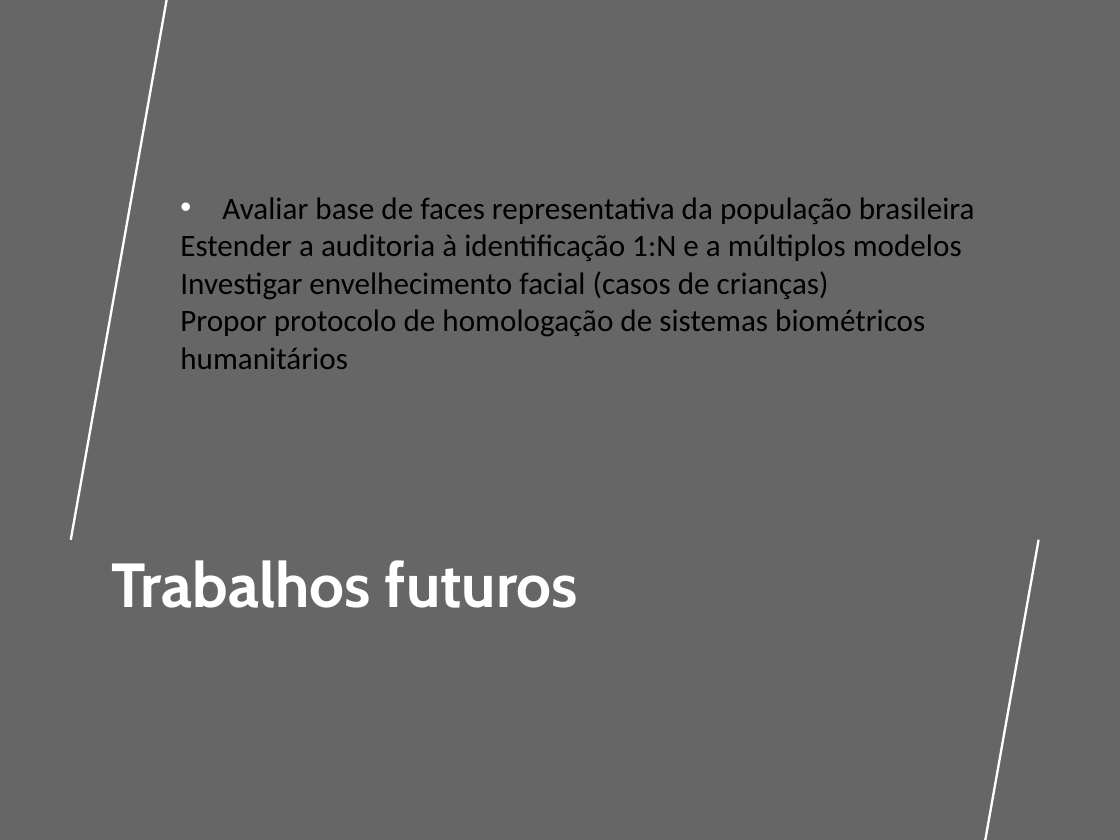
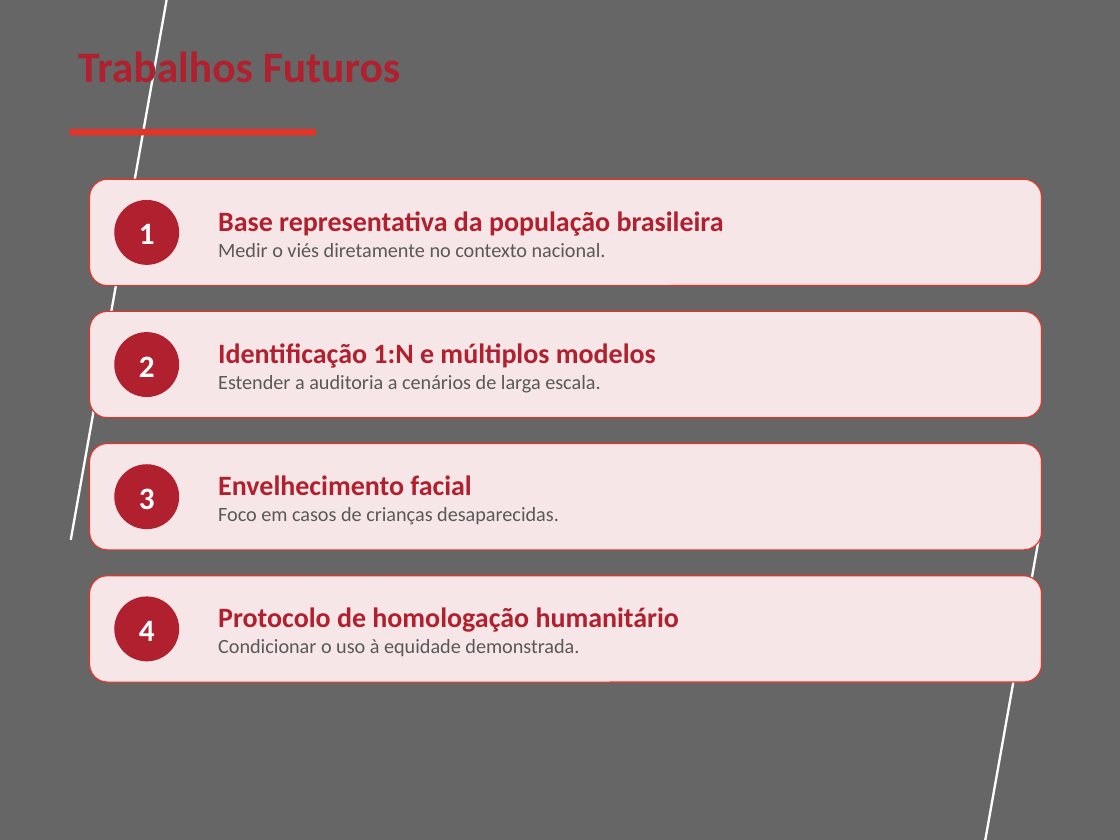
Before and after one commit to saxsoares/TCC-UNIVESP-2026, a slide deck: slide 21 of Apresentação TCC.pptx (slide 20 before the commit). Drawn at 1120x840 pixels with LibreOffice and Linux fonts; fonts in the diff are those of the drawing; background and template pictures are left out. Boxes give left, top, right and bottom in pixels: in the first picture for what was removed or moved away, otherwise in the second. Text is boxed around its words. In the diff, an @@ line names an element or a change of style, - is before the commit and + after.

```diff
--- a/Apresentação TCC.pptx
+++ b/Apresentação TCC.pptx
@@ text at [78, 46, 253, 93]: text changed; size 40 to 28 pt; font Cabin to Calibri; text colour #FFFFFF to #B0202E @@
-Trabalhos futuros
+Trabalhos Futuros
@@ rectangle added at [69, 129, 316, 136], fill #E63329 @@
@@ rounded rectangle added at [90, 179, 1042, 286], fill #F7E6E7, outline #E63329 0.75 pt @@
@@ ellipse added at [114, 199, 179, 264], fill #B0202E, 20 pt, text #FFFFFF, bold @@
+1
@@ text removed at [180, 197, 975, 369] @@
-• Avaliar base de faces representativa da população brasileira
-Estender a auditoria à identificação 1:N e a múltiplos modelos
-Investigar envelhecimento facial (casos de crianças)
-Propor protocolo de homologação de sistemas biométricos humanitários
@@ text added at [218, 211, 724, 257], 13 pt, text #595959 @@
+Base representativa da população brasileira
+Medir o viés diretamente no contexto nacional.
@@ rounded rectangle added at [90, 311, 1042, 418], fill #F7E6E7, outline #E63329 0.75 pt @@
@@ ellipse added at [114, 332, 179, 396], fill #B0202E, 20 pt, text #FFFFFF, bold @@
+2
@@ text added at [218, 343, 656, 393], 13 pt, text #595959 @@
+Identificação 1:N e múltiplos modelos
+Estender a auditoria a cenários de larga escala.
@@ rounded rectangle added at [90, 444, 1042, 550], fill #F7E6E7, outline #E63329 0.75 pt @@
@@ ellipse added at [114, 464, 179, 529], fill #B0202E, 20 pt, text #FFFFFF, bold @@
+3
@@ text added at [218, 475, 559, 525], 13 pt, text #595959 @@
+Envelhecimento facial
+Foco em casos de crianças desaparecidas.
@@ rounded rectangle added at [90, 576, 1042, 682], fill #F7E6E7, outline #E63329 0.75 pt @@
@@ ellipse added at [114, 597, 179, 662], fill #B0202E, 20 pt, text #FFFFFF, bold @@
+4
@@ text added at [218, 607, 680, 656], 13 pt, text #595959 @@
+Protocolo de homologação humanitário
+Condicionar o uso à equidade demonstrada.
```
Also in this commit, not shown: 17 other slides changed, 4 slides added, 3 slides removed, 2 other files.
